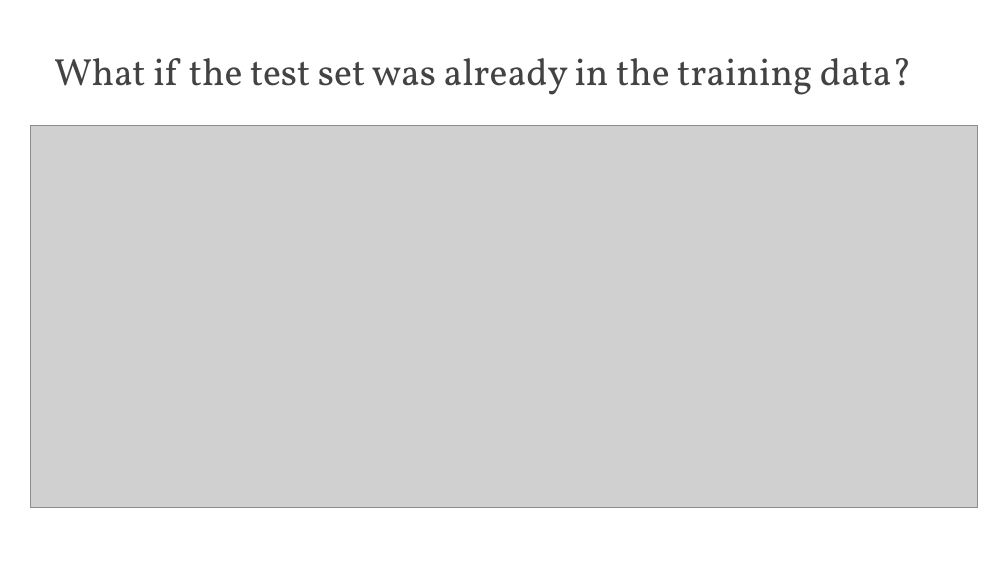
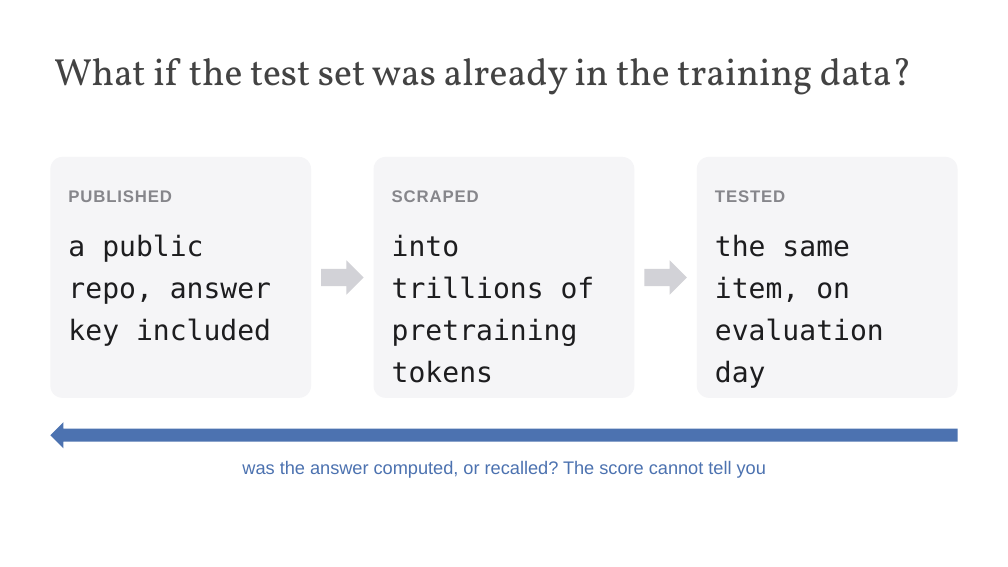
Before and after one commit to edavalosanaya/CSCI3495_NLP_LLMs_Student, a slide deck: slide 18 of weeks/week-11/class-02/lecture/slides.pptx. Drawn at 1008x567 pixels with LibreOffice and Linux fonts; fonts in the diff are those of the drawing; grey boxes stand for pictures; background and template pictures are left out. Boxes give left, top, right and bottom in pixels: in the first picture for what was removed or moved away, otherwise in the second. Text is boxed around its words. In the diff, an @@ line names an element or a change of style, - is before the commit and + after.

Commit message:
Publish course materials (f0579858)
Generated by scripts/publish_student.py from the source repository at f0579858: "slides: finish the native-layout sweep, restore W4C01, make the guard binding"

```diff
--- a/weeks/week-11/class-02/lecture/slides.pptx
+++ b/weeks/week-11/class-02/lecture/slides.pptx
@@ picture removed at box(30, 126, 978, 508) @@
@@ rounded rectangle added at box(50, 157, 311, 398), fill #F5F5F7 @@
@@ rounded rectangle added at box(374, 157, 635, 398), fill #F5F5F7 @@
@@ rounded rectangle added at box(697, 157, 958, 398), fill #F5F5F7 @@
@@ text added at box(68, 190, 271, 346), 20 pt, text #1D1D1F @@
+PUBLISHED
+a public repo, answer key included
@@ text added at box(392, 190, 595, 383), 20 pt, text #1D1D1F @@
+SCRAPED
+into trillions of pretraining tokens
@@ text added at box(715, 190, 884, 388), 20 pt, text #1D1D1F @@
+TESTED
+the same item, on evaluation day
@@ right arrow added at box(322, 260, 364, 294), fill #D2D2D7 @@
@@ right arrow added at box(644, 260, 686, 294), fill #D2D2D7 @@
@@ left arrow added at box(50, 422, 958, 449), fill #4C72B0 @@
@@ text added at box(242, 461, 766, 478), 13 pt, text #4C72B0 @@
+was the answer computed, or recalled? The score cannot tell you
```
Also in this commit, not shown: 15 other slides changed, 19 other files.
